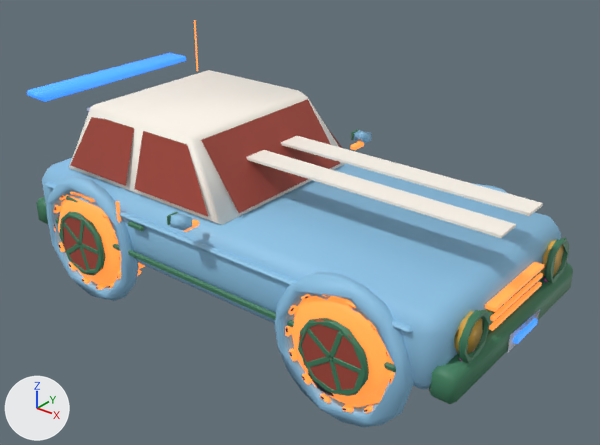
Renders of the glTF model public/models/lod/car_c.glb from each side of a commit.
The view is the same before and after, from a 50 mm camera at (3.81, -4.56, 3.48) aimed at (0.17, 0.0, 0.65). The axes (+X, +Y, +Z) are drawn at lower left. The lights are the same throughout. The picture after the commit comes second. Where no turn or scale is listed for an object, it has been applied to the vertices. Vertices at exactly the same position are counted once.

Script lines for the objects in view, before the commit:
```python
me_car_c_004 = bpy.data.meshes.new('car_c.004')
me_car_c_004.from_pydata(...)  # 3640 vertices, 6626 faces; spans x -2.12..2.12, y -1.14..1.14, z -1.0..1.0
me_car_c_004.materials.append(mat_toy)
ob_car_c = bpy.data.objects.new('car_c', me_car_c_004)
ob_car_c.location = (-0.026, 0.0, 0.892)
```
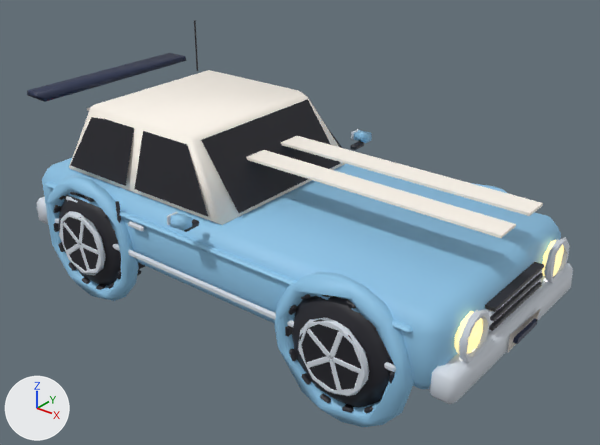
Where the change shows, as pixel boxes [x1, y1, x2, y2] in the pictures (600 x 445 px; the box of a moved part takes in the faces that stretch with it):
part 1 of me_car_c_004, moved or reshaped
    both: [48, 136, 222, 244]
part 2 of me_car_c_004, moved or reshaped
    both: [278, 348, 387, 408]
part 3 of me_car_c_004, surface changed
    both: [27, 20, 573, 417]

The change, as a diff of the scene's bpy script:
```diff
--- a/public/models/lod/car_c.glb.py
+++ b/public/models/lod/car_c.glb.py
@@ me_car_c_004 @@
 # used by ob_car_c; location = (-0.026, 0.0, 0.892)
-me_car_c_004.from_pydata(...)  # 3640 vertices, 6626 faces; spans x -2.12..2.12, y -1.14..1.14, z -1.0..1.0
+me_car_c_004.from_pydata(...)  # 3642 vertices, 6625 faces; spans x -2.12..2.12, y -1.14..1.14, z -1.0..1.0
+# me_car_c_004 part 1
+# 12 vertices are removed from x -1.63..0.06, y -1.04..-0.8, z -0.92..0.02
+# 38 faces are deleted
+# 13 vertices are added at x -1.62..0.03, y -1.03..-0.8, z -0.57..0.03
+# 42 new faces join them
+# me_car_c_004 part 2
+# 10 vertices are removed from x 0.79..1.6, y -1.04..-0.87, z -0.8..-0.31
+# 31 faces are deleted
+# 9 vertices are added at x 0.91..1.52, y -1.03..-0.9, z -0.86..-0.33
+# 28 new faces join them
+# me_car_c_004 part 3: 6458 kept faces spanning x -2.12..2.12, y -1.14..1.14, z -1.0..1.0 get new texture (UV) coordinates
+# other edits to the shape of me_car_c_004 do not show in these pictures
 me_car_c_004.materials.append(mat_toy)
```
